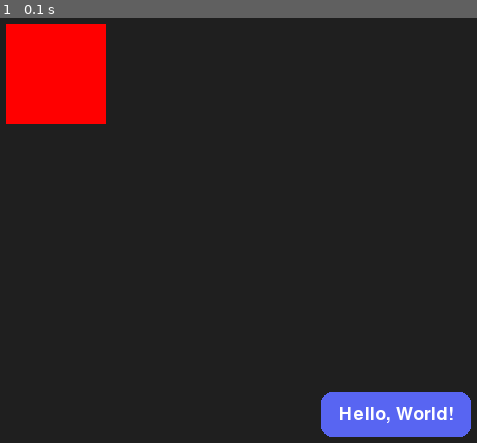
Above: before the commit, frame 1.
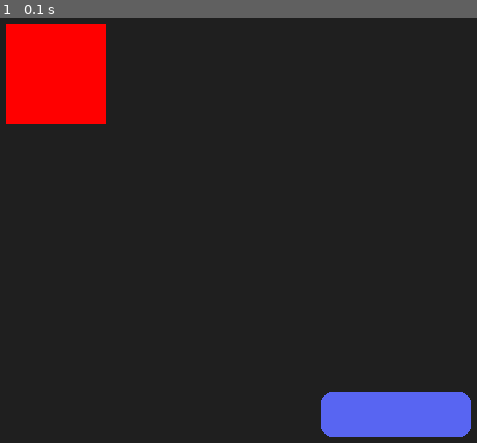
Above: after the commit, the same moment.

Repository: Piop2/Pygame-GUI
Game: pygame game, started from main.py
Same seed, same stepped clock (60 frames per second), same inputs: the game is played once before the commit and once after it.
Inputs:
- Up to frame 1 (0.1 s): no input

The runs differ from the first frame. In frame 1, 0.4% of the frame differs, in the area x 71-95%, y 91-96%.

Commit message:
feature: add fit-content option in TextView

Diff:
--- a/view/text.py
+++ b/view/text.py
@@ -12,7 +12,7 @@
 
         self._style.background_color.a = 0
 
-        self._text = ""
+        self._value = ""
 
         self._font = get_default_font()
         self._font_size = 20
@@ -20,16 +20,18 @@
 
         self._font_renderer = Font(self._font, self._font_size)
 
+        self._fit_content = False
+
     @property
-    def text(self) -> str:
-        return self._text
+    def value(self) -> str:
+        return self._value
 
-    @text.setter
-    def text(self, value: str) -> None:
-        self._text = value
+    @value.setter
+    def value(self, value: str) -> None:
+        self._value = value
 
         # fix size
-        size = self._font_renderer.size(self._text)
+        size = self._font_renderer.size(self._value)
         self._style.width = size[0]
         self._style.height = size[1]
 
@@ -51,11 +53,6 @@
         self._font_size = value
         self._font_renderer.set_point_size(value)
 
-        # fix size
-        size = self._font_renderer.size(self._text)
-        self._style.width = size[0]
-        self._style.height = size[1]
-
     @property
     def font_color(self) -> Color:
         return self._font_color
@@ -64,7 +61,21 @@
     def font_color(self, value: Color) -> None:
         self._font_color = value
 
+    @property
+    def fit_content(self) -> bool:
+        return self._fit_content
+
+    @fit_content.setter
+    def fit_content(self, value: bool) -> None:
+        self._fit_content = value
+
+    def update(self, delta: int) -> None:
+        if self._fit_content:
+            size = self._font_renderer.size(self._value)
+            self._style.width = size[0]
+            self._style.height = size[1]
+
     def _draw(self, surface: Surface) -> None:
         surface.blit(
-            self._font_renderer.render(self._text, True, self._font_color), (0, 0)
+            self._font_renderer.render(self._value, True, self._font_color), (0, 0)
         )
